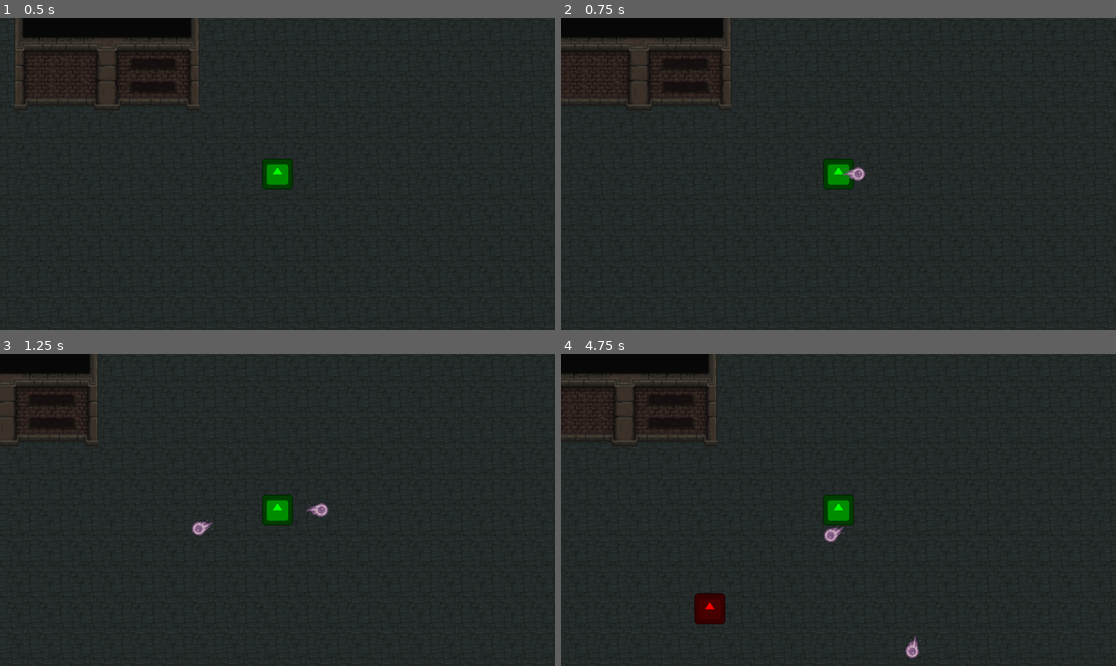
Above: before the commit, frames 1-4 (two rows, left to right).
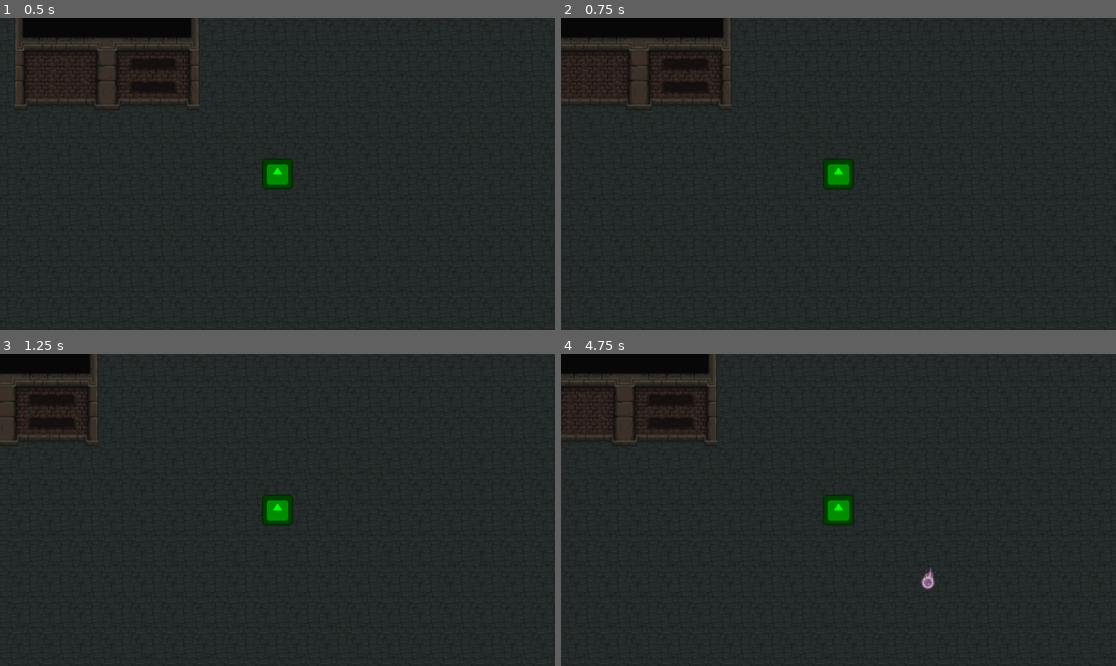
Above: after the commit, the same moments.

Repository: arko-poet/godot-games
Game: Godot game, scene res://sauce/main.tscn
The game is run twice, just before and just after one commit, with the same random seed, the same clock (stepped at 60 frames per second) and the same inputs. The engine's default icon, where the game draws it, is replaced by a stand-in: a white triangle on a blue panel in a dark square.
Inputs:
- Up to frame 1 (0.5 s): no input
- Up to frame 2 (0.75 s): tap Enter at 0.5 s; hold D (move_right) from 0.53 s (still down)
- Up to frame 3 (1.25 s): keep holding D (move_right)
- Up to frame 4 (4.75 s): release D (move_right) at 1.28 s; hold S (move_down) 1.28-2.03 s; hold D (move_right) 2.03-2.78 s; hold W (move_up) 2.78-3.53 s; hold A (move_left) from 3.53 s (still down)

Frame 1 is identical in both runs. In frame 2, 0.1% of the frame differs, in the area x 50-55%, y 47-53%; in frame 3, 0.2%; in frame 4, 0.9%, in the area x 24-68%, y 55-98%.

Commit message:
feat(survivors): projectiles kill monsters

Diff:
--- a/survivors/sauce/fire_staff.gd
+++ b/survivors/sauce/fire_staff.gd
@@ -6,9 +6,9 @@
 func _attack() -> void:
 	var fireball : Fireball = FireballScene.instantiate()
 	if target:
-		fireball.direction = (target.global_position - global_position).normalized()
+		fireball.direction = (target - global_position).normalized()
 		fireball.rotation = fireball.direction.angle()
 	else:
-		fireball.direction = Vector2(1, 0)
+		fireball.direction  = Vector2(1, 0)
 	fireball.global_position = global_position
 	projectile_root.add_child(fireball)
--- a/survivors/sauce/fire_staff.tscn
+++ b/survivors/sauce/fire_staff.tscn
@@ -7,4 +7,4 @@
 script = ExtResource("1_u7bxs")
 
 [node name="CooldownTimer" parent="." index="0" unique_id=390843552]
-wait_time = 0.5
+wait_time = 2.0
--- a/survivors/sauce/fireball.gd
+++ b/survivors/sauce/fireball.gd
@@ -1,8 +1,18 @@
 class_name Fireball
 extends Area2D
 
-const BASE_SPEED := 200
+const BASE_SPEED := 100
 var direction := Vector2.ZERO
 
-func _process(delta: float) -> void:
+func _physics_process(delta: float) -> void:
 	position += direction * BASE_SPEED * delta
+
+
+func _on_body_entered(body: Node2D) -> void:
+	if body.is_in_group("monsters"):
+		body.hit()
+		queue_free()
+
+
+func _on_ttl_timeout() -> void:
+	queue_free()
--- a/survivors/sauce/fireball.tscn
+++ b/survivors/sauce/fireball.tscn
@@ -43,13 +43,23 @@
 radius = 8.0
 
 [node name="Area2D" type="Area2D" unique_id=1021673665]
+collision_layer = 8
+collision_mask = 4
 script = ExtResource("1_t6b4q")
 
 [node name="Animated" type="AnimatedSprite2D" parent="." unique_id=1160971174]
 sprite_frames = SubResource("SpriteFrames_h4qhm")
 autoplay = "default"
-frame_progress = 0.5775823
+frame_progress = 0.7829029
 
 [node name="Collision" type="CollisionShape2D" parent="." unique_id=1313145955]
 position = Vector2(3, 0)
 shape = SubResource("CircleShape2D_t6b4q")
+
+[node name="TTL" type="Timer" parent="." unique_id=929566586]
+wait_time = 10.0
+one_shot = true
+autostart = true
+
+[connection signal="body_entered" from="." to="." method="_on_body_entered"]
+[connection signal="timeout" from="TTL" to="." method="_on_ttl_timeout"]
--- a/survivors/sauce/monster.gd
+++ b/survivors/sauce/monster.gd
@@ -20,3 +20,6 @@
 func _on_navigation_velocity_computed(safe_velocity: Vector2) -> void:
 		velocity = safe_velocity
 		move_and_slide()
+
+func hit() -> void:
+	queue_free()
--- a/survivors/sauce/monster.tscn
+++ b/survivors/sauce/monster.tscn
@@ -4,20 +4,20 @@
 [ext_resource type="Texture2D" uid="uid://db64n4kx11uww" path="res://assets/icon.svg" id="1_pniwd"]
 
 [sub_resource type="CircleShape2D" id="CircleShape2D_f3lrl"]
-radius = 8.0
+radius = 16.0
 
 [node name="Monster" type="CharacterBody2D" unique_id=1484541772 groups=["monsters"]]
 collision_layer = 4
 collision_mask = 2
 script = ExtResource("1_f3lrl")
 
-[node name="Collision" type="CollisionShape2D" parent="." unique_id=887818423]
-shape = SubResource("CircleShape2D_f3lrl")
-
 [node name="Sprite" type="Sprite2D" parent="." unique_id=1979495443]
 modulate = Color(1, 0, 0, 1)
 scale = Vector2(0.25, 0.25)
 texture = ExtResource("1_pniwd")
+
+[node name="Collision" type="CollisionShape2D" parent="." unique_id=887818423]
+shape = SubResource("CircleShape2D_f3lrl")
 
 [node name="Navigation" type="NavigationAgent2D" parent="." unique_id=1071640888]
 avoidance_enabled = true
--- a/survivors/sauce/weapon.gd
+++ b/survivors/sauce/weapon.gd
@@ -2,7 +2,7 @@
 extends Node2D
 
 var projectile_root : Node2D ## reference where weapon creates projectiles
-var target : Node2D
+var target : Vector2
 @onready var cooldown_timer: Timer = $CooldownTimer
 
 
--- a/survivors/sauce/weapon_manager.gd
+++ b/survivors/sauce/weapon_manager.gd
@@ -12,8 +12,10 @@
 
 
 func _process(_delta : float) -> void:
-	for weapon in weapons:
-		weapon.target = _find_nearest_enemy()
+	var target : Node2D = _find_nearest_enemy()
+	if target:
+		for weapon in weapons:
+			weapon.target = target.global_position
 
 
 func _find_nearest_enemy() -> Node2D:
--- a/survivors/sauce/world.gd
+++ b/survivors/sauce/world.gd
@@ -38,6 +38,6 @@
 
 func _on_monster_spawner_timeout() -> void:
 	var monster := MonsterScene.instantiate()
+	monster.global_position = get_monster_spawn_point()
 	monster.set_target(player)
 	add_child(monster)
-	monster.global_position = get_monster_spawn_point()
